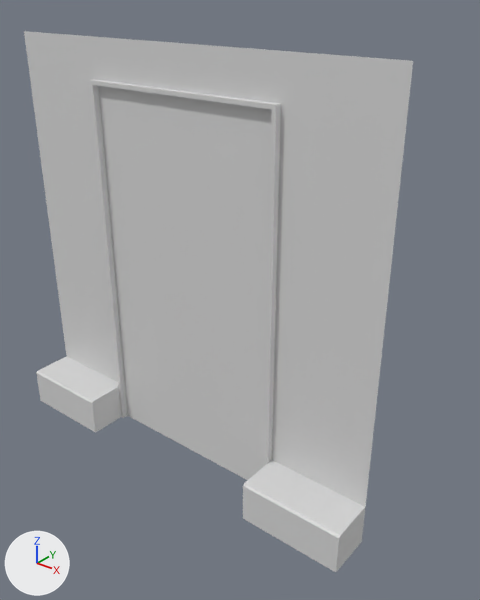
The FBX model Models/door1_frame_closed.fbx: old version first, new version second.
Camera for both pictures: a camera (50 mm lens) standing at (3.52, -2.43, 2.67) and looking at (1.44, 0.18, 1.05). The axes (+X, +Y, +Z) are drawn at lower left. The lights are the same throughout. Where no turn or scale is listed for an object, it has been applied to the vertices.

The older version as bpy lines, for what is in view:
```python
me_mesh = bpy.data.meshes.new('Mesh')
me_mesh.from_pydata(...)  # 50 vertices, 36 faces; spans x 0.0..2.4, y -0.26..0.0, z 0.0..2.39
me_mesh.materials.append(mat_uv1_mat)  # light grey #d9d9d9
ob_door1_closed = bpy.data.objects.new('door1_closed', me_mesh)
ob_door1_closed.location = (0.0, 0.0, 0.0)
```
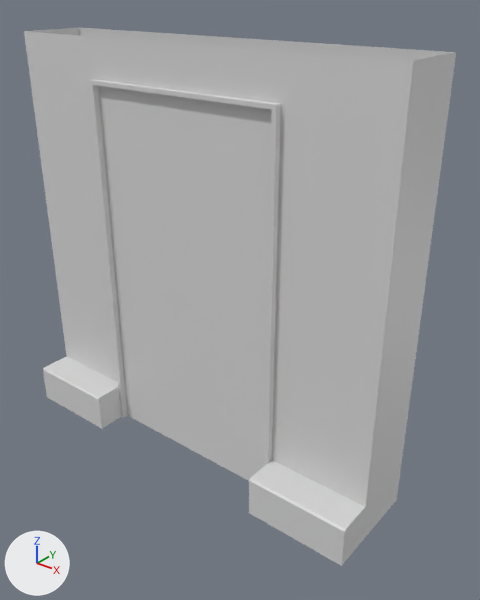
Pixel boxes [x1, y1, x2, y2] of what changed, in the pictures (480 x 600 px):
'door1_closed', reshaped (11% wider): before [24, 31, 413, 572]; after [24, 27, 456, 566]
part 1 of me_mesh, built on: before [36, 356, 365, 572]; after [28, 27, 456, 566]

The change in detail:
me_mesh is used by ob_door1_closed; location (0.0, 0.0, 0.0).
me_mesh had 50 vertices, 36 faces and spanned x 0.0..2.4, y -0.26..0.0, z 0.0..2.39.
me_mesh now has 58 vertices, 45 faces and spans x 0.0..2.4, y -0.21..0.4, z 0.0..2.39.
Part 1, on me_mesh:
8 vertices in x 0.0..2.4, y -0.26, z 0.0..0.23 move by (0.0, 0.05, 0.0).
8 vertices in x 0.0..2.4, y -0.25, z 0.0..0.24 move by (0.0, 0.06, 0.0).
8 new vertices lie (0.0, 0.4, 0.0) away from vertices in x 0.0..2.4, y 0.0, z 0.0..2.39.
9 new faces join them.
